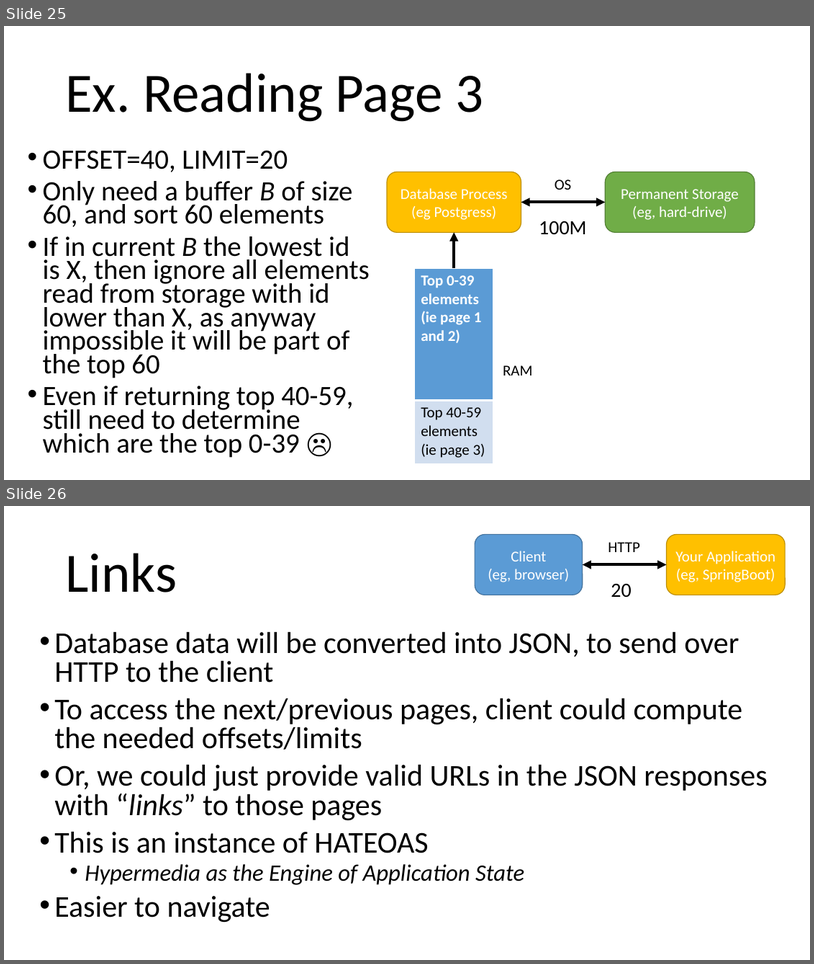
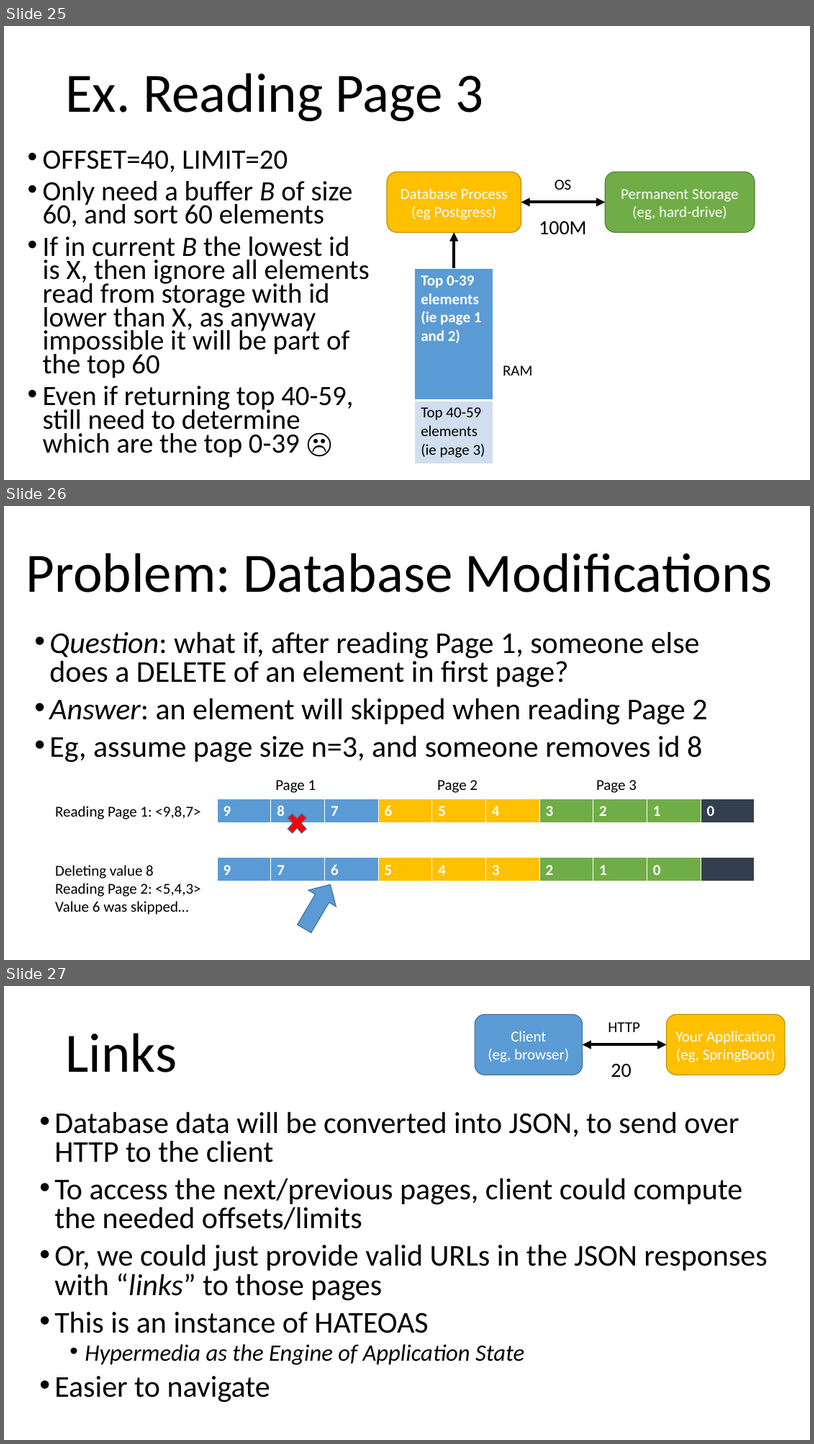
Before and after one commit to arcuri82/testing_security_development_enterprise_systems, a slide deck: doc/advanced/slides/lesson_04.pptx. Shown one above the other, each under a label of ours: slides 25 and 26 before the commit, slides 25, 26 and 27 after it. The pictures are 814x964 and 814x1444 pixels, drawn with LibreOffice and Linux fonts; fonts in the diff are those of the drawing. Boxes give left, top, right and bottom in pixels: in the first picture for what was removed or moved away, otherwise in the second. Text is boxed around its words. In the diff, an @@ line names an element or a change of style, - is before the commit and + after.

```diff
--- a/doc/advanced/slides/lesson_04.pptx
+++ b/doc/advanced/slides/lesson_04.pptx
@@ slide 26 added at (x1=4, y1=506, x2=810, y2=960), background #FFFFFF @@
@@ title added at (x1=26, y1=553, x2=773, y2=592), 66 pt, text #000000 @@
+Problem: Database Modifications
@@ text added at (x1=49, y1=632, x2=707, y2=762), 36 pt, text #000000 @@
+• Question: what if, after reading Page 1, someone else does a DELETE of an element in first page?
+• Answer: an element will skipped when reading Page 2
+• Eg, assume page size n=3, and someone removes id 8
@@ text added at (x1=275, y1=780, x2=316, y2=793), 18 pt, text #000000 @@
+Page 1
@@ text added at (x1=437, y1=780, x2=478, y2=793), 18 pt, text #000000 @@
+Page 2
@@ text added at (x1=597, y1=780, x2=637, y2=793), 18 pt, text #000000 @@
+Page 3
@@ text added at (x1=55, y1=806, x2=201, y2=819), 18 pt, text #000000 @@
+Reading Page 1: <9,8,7>
@@ table added at (x1=218, y1=799, x2=756, y2=878), 1 rows, 10 columns @@
+9 | 8 | 7 | 6 | 5 | 4 | 3 | 2 | 1 | 0
@@ cross added at (x1=284, y1=808, x2=311, y2=837), fill #FF0000, outline #43739E 1 pt @@
@@ text added at (x1=55, y1=865, x2=201, y2=914), 18 pt, text #000000 @@
+Deleting value 8
+Reading Page 2: <5,4,3>
+Value 6 was skipped…
@@ table added at (x1=218, y1=857, x2=756, y2=883), 1 rows, 10 columns @@
+9 | 7 | 6 | 5 | 4 | 3 | 2 | 1 | 0 | 
@@ right arrow added at (x1=291, y1=876, x2=345, y2=937), fill #5B9BD5, outline #43739E 1 pt @@
@@ what was slide 26 is now slide 27 @@
```
Also in this commit, not shown: 1 slide changed, 11 other slides added, 1 slide removed, 1 other file.
